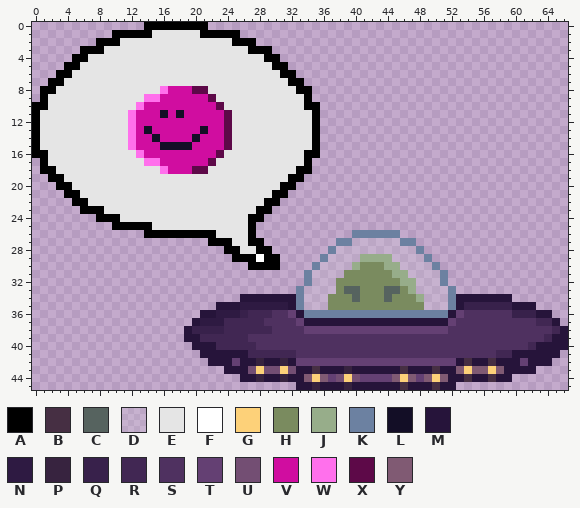
One commit to this sprite sheet: assets/tricky_thank.png. Above is the file before it was changed.
The file is 67x46 pixels. Colours within 5 levels of each other are drawn and written as one.
Palette (. is transparent): A #000000  B #462f43  C #56635f  D #d5d6db31  E #e5e5e5  F #ffffff  G #fdd179  H #7a8b5f  J #97ad8a  K #6c81a1  L #130e26  M #26143a  N #2e1a42  P #37233f  Q #38214b  R #412753  S #4f3160  T #644073  U #734e73  V #d00da0  W #ff70ec  X #5d0948  Y #805a73
Pixels before (only the part around the change), first column x 5:
 0 .........AAAAAAAA.......
 1 .....AAAAAEEEEEEAAAAA...
 2 ...AAAEEEEEEEEEEEEEEAAA.
 3 .AAAEEEEEEEEEEEEEEEEEEAA
 4 AAEEEEEEEEEEEEEEEEEEEEEE
 5 AEEEEEEEEEEEEEEEEEEEEEEE
 6 EEEEEEEEEEEEEEEEEEEEEEEE
 7 EEEEEEEEEEEEEEEEEEEEEEEE
 8 EEEEEEEEEEEWVVVXXEEEEEEE
 9 EEEEEEEEEWWVVVVVVXEEEEEE
10 EEEEEEEEWVVVVVVVVVXEEEEE
11 EEEEEEEWVVVLVLVVVVVXEEEE
12 EEEEEEEWVVVVVVVVVVVXEEEE
13 EEEEEEEWVLVVVVVVLVVXEEEE
14 EEEEEEEWVVLVVVVLVVVXEEEE
15 EEEEEEEWVVVLLLLVVVVXEEEE
16 EEEEEEEEWVVVVVVVVVXEEEEE
17 EEEEEEEEEWWVVVVVVXEEEEEE
18 EEEEEEEEEEEWVVVXXEEEEEEE
19 EEEEEEEEEEEEEEEEEEEEEEEE
20 EEEEEEEEEEEEEEEEEEEEEEEE
21 AEEEEEEEEEEEEEEEEEEEEEEE
22 AAEEEEEEEEEEEEEEEEEEEEEE
23 .AAAEEEEEEEEEEEEEEEEEEEA
24 ...AAAEEEEEEEEEEEEEEEEAA
25 .....AAAAAEEEEEEEEEEEEA.
26 .........AAAAAAAAAEEEEA.
27 .................AAAEEAA
28 ...................AAEEA
29 ....................AAAF
After the commit:
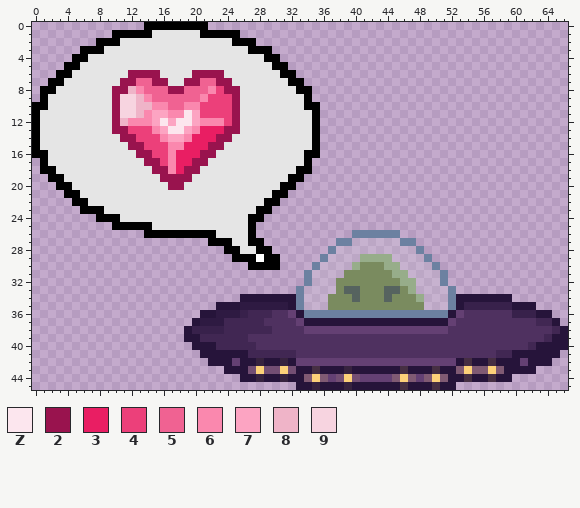
Colours new in this view: Z #fce6ee  2 #99134e  3 #e91e63  4 #ec407a  5 #f06292  6 #fa88ae  7 #fca4c2  8 #efb4c8  9 #f7d4e0
The edit:
y 6: x 12..15 EEEE -> 2222; x 20..23 EEEE -> 2222
y 7: x 11..16 EEEEEE -> 225522; x 19..24 EEEEEE -> 225522
y 8: x 10..25 EEEEEEWVVVXXEEEE -> 2286555225556422
y 9: x 10..25 EEEEWWVVVVVVXEEE -> 2998655555564442
y 10: x 10..25 EEEWVVVVVVVVVXEE -> 2998866556644442
y 11: x 10..25 EEWVVVLVLVVVVVXE -> 299867766Z744442
y 12: x 10..25 EEWVVVVVVVVVVVXE -> 286667Z7ZZ766642
y 13: x 10..25 EEWVLVVVVVVLVVXE -> 2244467ZZ7633322
y 14: x 11..24 EWVVLVVVVLVVVX -> 22444677633322
y 15: x 12..24 WVVVLLLLVVVVX -> 224446633322E
y 16: x 13..23 WVVVVVVVVVX -> 2244633322E
y 17: x 14..22 WWVVVVVVX -> 22463322E
y 18: x 15..21 EWVVVXX -> 226322E
y 19: x 16..19 EEEE -> 2222
y 20: x 17..18 EE -> 22
